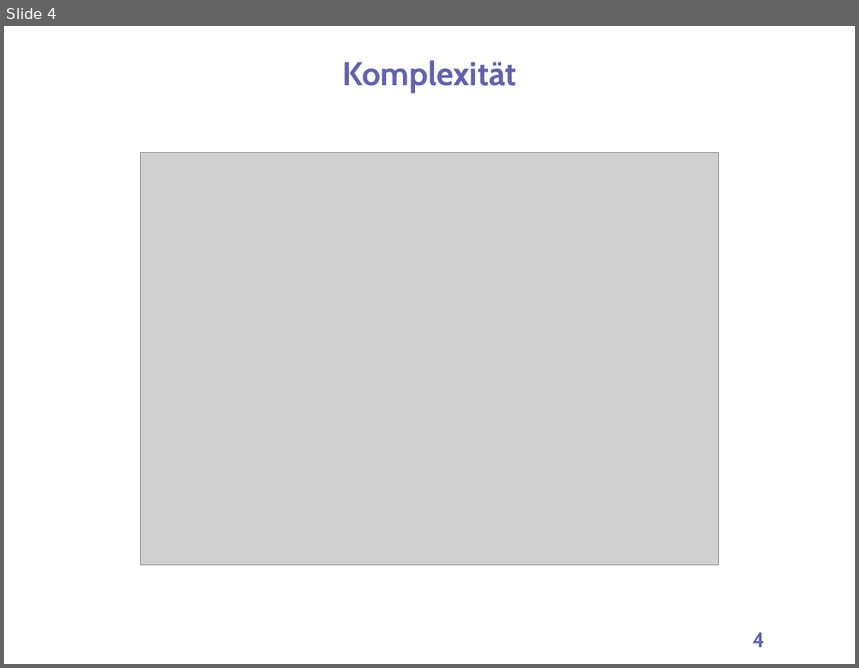
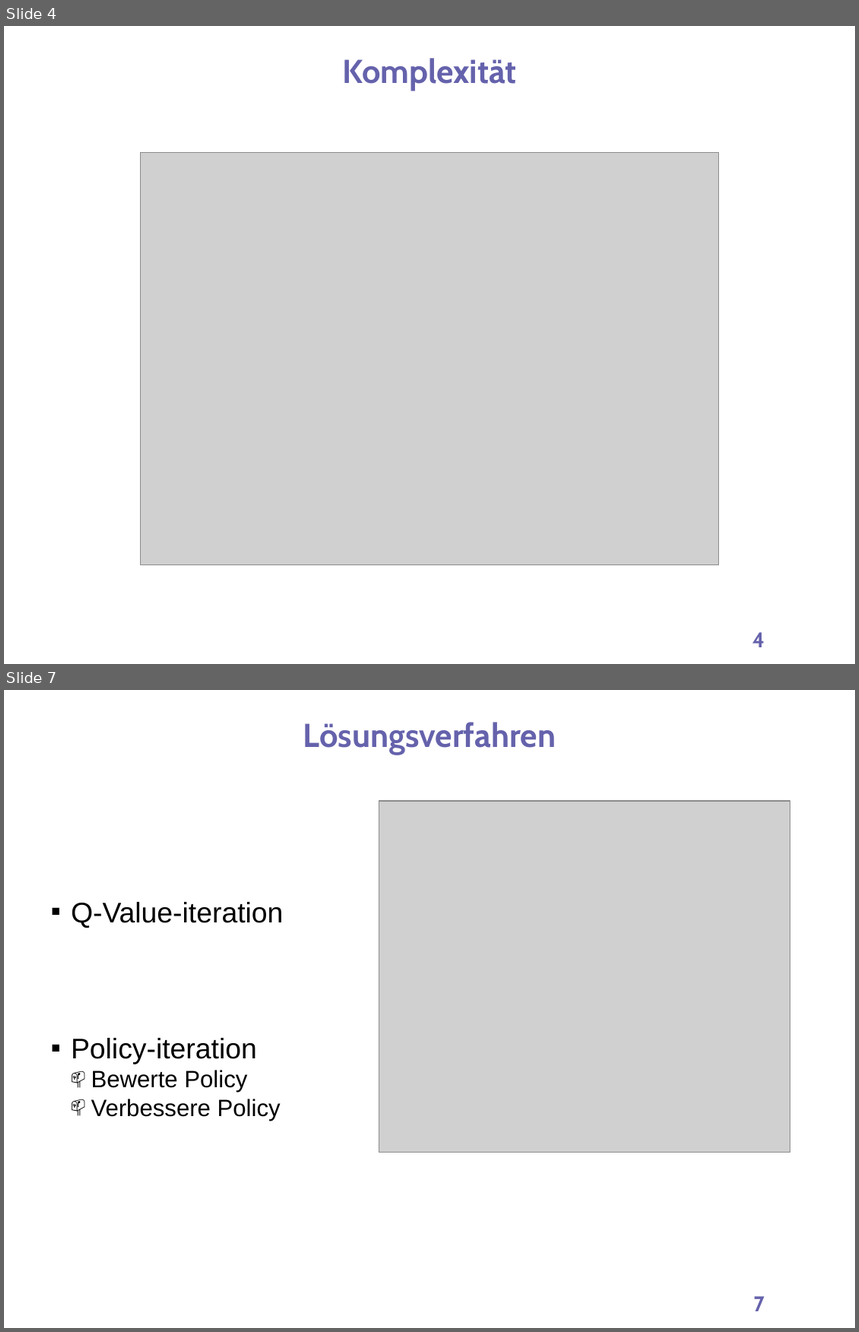
Before and after one commit to gerhardkurz/roboZen, a slide deck: presentation/1/praesentation1 (1).pptx. Shown one above the other, each under a label of ours: slide 4 before the commit, slides 4 and 7 after it; the slides between them are not shown. The pictures are 859x668 and 859x1332 pixels, drawn with LibreOffice and Linux fonts; fonts in the diff are those of the drawing; grey boxes stand for pictures; background and template pictures are left out. Boxes give left, top, right and bottom in pixels: in the first picture for what was removed or moved away, otherwise in the second. Text is boxed around its words. In the diff, an @@ line names an element or a change of style, - is before the commit and + after.

```diff
--- a/presentation/1/praesentation1 (1).pptx
+++ b/presentation/1/praesentation1 (1).pptx
@@ slide 7 added at <box>4,690,855,1328</box>, background #FFFFFF @@
@@ text added at <box>303,722,556,755</box>, 28 pt, text #6562AC, bold @@
+Lösungsverfahren
@@ picture added at <box>379,801,791,1152</box> @@
@@ text added at <box>71,902,283,1121</box>, 24 pt, text #010000 @@
+▪ Q-Value-iteration
+▪ Policy-iteration
+  📫 Bewerte Policy
+  📫 Verbessere Policy
@@ page number added at <box>754,1296,765,1312</box>, 18 pt, text #6562AC, bold @@
+7
@@ slide 4 changed as well @@
@@ text "Komplexität" at <box>343,58,517,91</box>: line spacing 1.1 to 1 @@
```
Also in this commit, not shown: 3 other slides changed, 2 other slides added.
